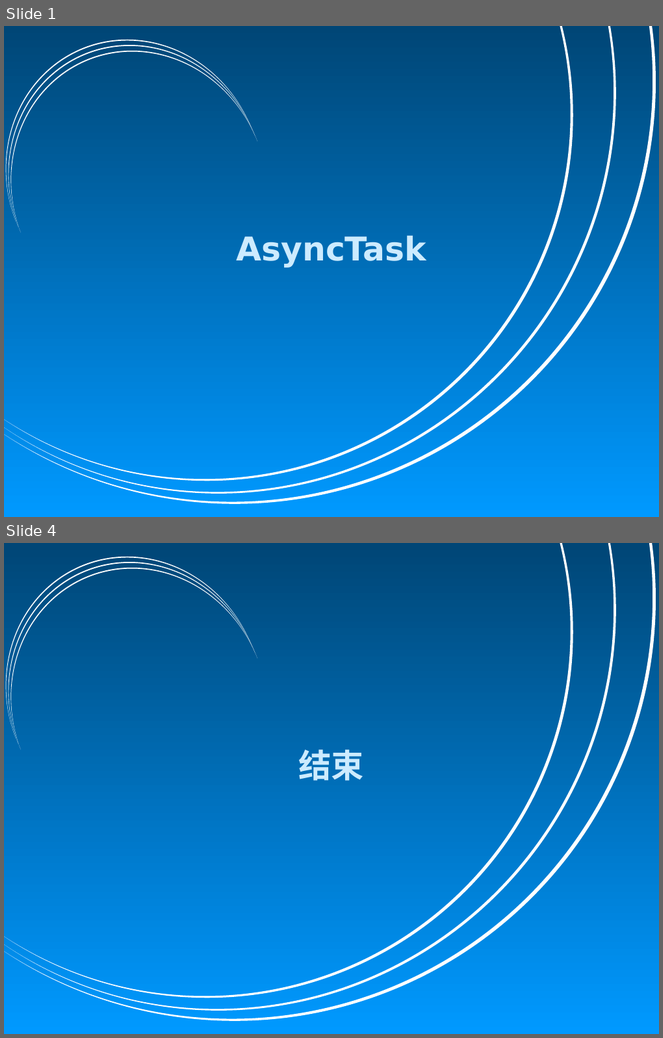
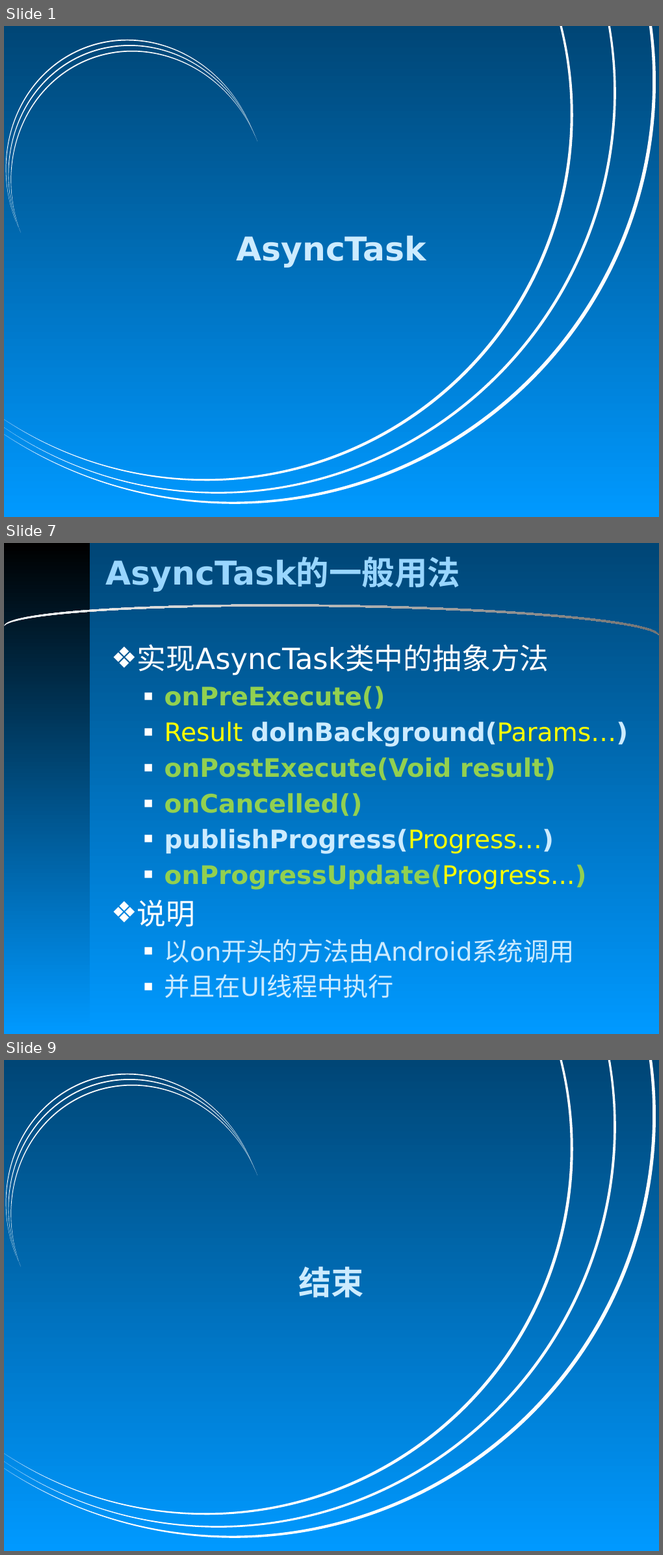
Before and after one commit to CiLiNet-Android/courseware, a slide deck: Android异步通信/AsyncTask/AsyncTask.pptx. Shown one above the other, each under a label of ours: slides 1 and 4 before the commit, slides 1, 7 and 9 after it; the slides between them are not shown. The pictures are 663x1038 and 663x1555 pixels, drawn with LibreOffice and Linux fonts; fonts in the diff are those of the drawing; background and template pictures are left out. Boxes give left, top, right and bottom in pixels: in the first picture for what was removed or moved away, otherwise in the second. Text is boxed around its words. In the diff, an @@ line names an element or a change of style, - is before the commit and + after.

Commit message:
线程的异步通信

```diff
--- a/Android异步通信/AsyncTask/AsyncTask.pptx
+++ b/Android异步通信/AsyncTask/AsyncTask.pptx
@@ slide 7 added at (x1=4, y1=543, x2=659, y2=1034), background gradient #006DB6 to #0099FF @@
@@ rectangle added at (x1=4, y1=543, x2=90, y2=1034), fill gradient #000000 to #0099FF @@
@@ title added at (x1=106, y1=558, x2=460, y2=592), 36 pt, text #99D6FF, bold @@
+AsyncTask的一般用法
@@ moon added at (x1=4, y1=600, x2=659, y2=635), fill gradient #F8F8F8 to #737373 @@
@@ text added at (x1=137, y1=644, x2=628, y2=999), 28 pt, text #92D050, bold @@
+❖ 实现AsyncTask类中的抽象方法
+  ■ onPreExecute()
+  ■ Result doInBackground(Params…)
+  ■ onPostExecute(Void result)
+  ■ onCancelled()
+  ■ publishProgress(Progress…)
+  ■ onProgressUpdate(Progress...)
+❖ 说明
+  ■ 以on开头的方法由Android系统调用
+  ■ 并且在UI线程中执行
@@ what was slide 4 is now slide 9 @@
```
Also in this commit, not shown: 2 slides changed, 4 other slides added, 38 other files.
